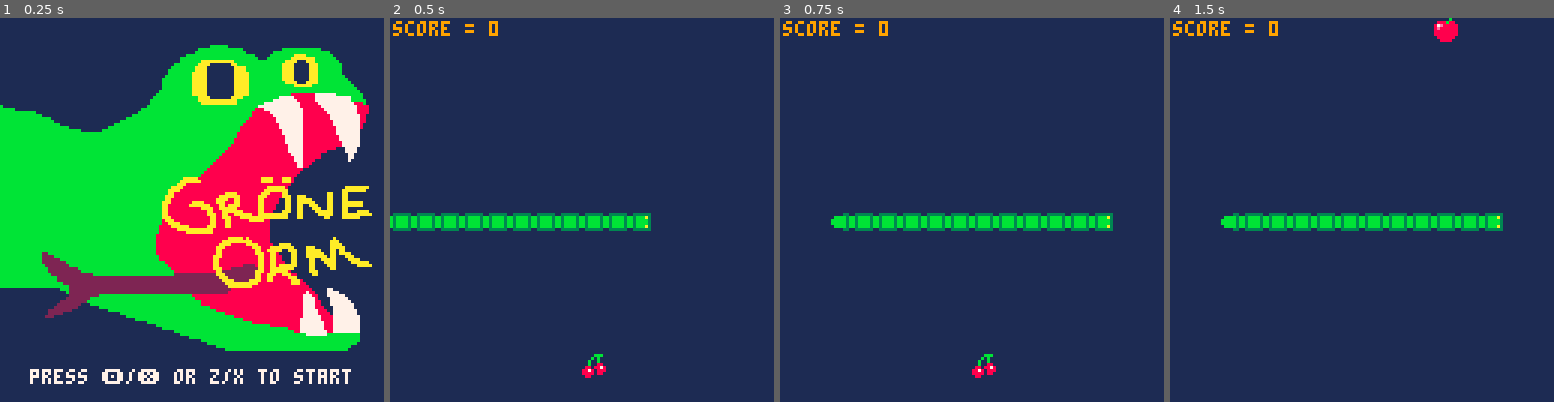
Above: before the commit, frames 1-4 (left to right).
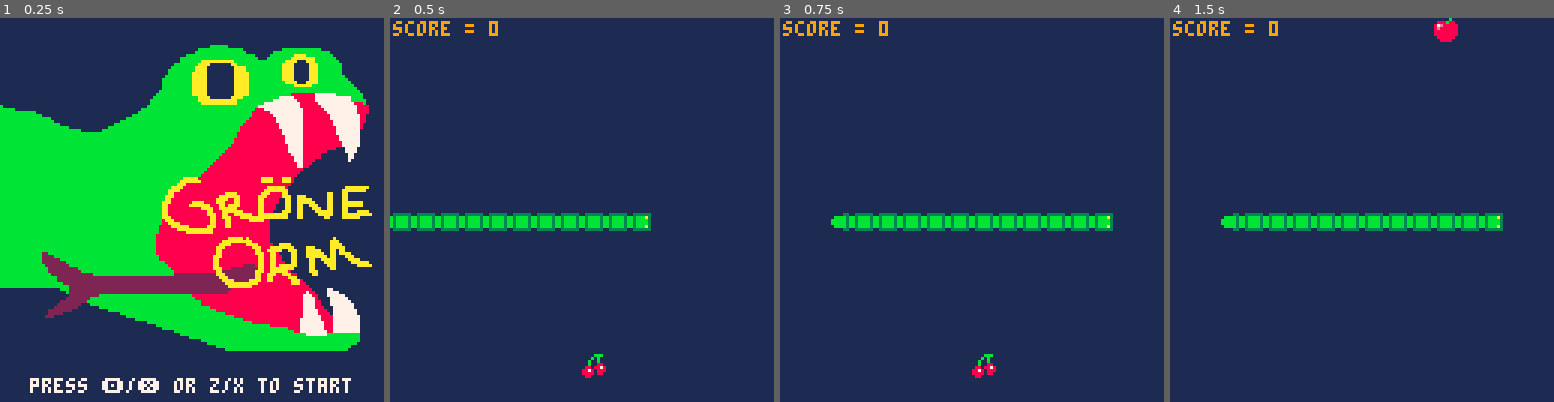
Above: after the commit, the same moments.

Repository: kakardo/Pico-8
Game: PICO-8 cartridge game carts/01 grone orm (snake clone)/snake.p8
Same seed, same stepped clock (60 frames per second), same inputs: the game is played once before the commit and once after it.
Inputs:
- Up to frame 1 (0.25 s): no input
- Up to frame 2 (0.5 s): tap X (X key) at 0.33 s
- Up to frame 3 (0.75 s): tap O (Z key) at 0.7 s
- Up to frame 4 (1.5 s): tap X (X key) at 1.07 s

The runs differ from the first frame. In frame 1, 1.9% of the frame differs, in the area x 7-92%, y 91-98%; in frame 2, nothing differs; in frame 3, nothing differs; in frame 4, nothing differs.

Commit message:
Cover message is bettered centered with print magic from internet.

Diff:
--- a/game carts/01 grone orm (snake clone)/ui.lua
+++ b/game carts/01 grone orm (snake clone)/ui.lua
@@ -41,8 +41,9 @@
 
 function print_cover_msg()
   local msg = "press 🅾️/❎ or z/x to start"
-  local x = 60 - #msg * 2
-  local y = 117
+  local width = print(msg, 0, -6)
+  local x = 64 - width / 2
+  local y = 120
   print(msg, x, y, 7)
 end
 
